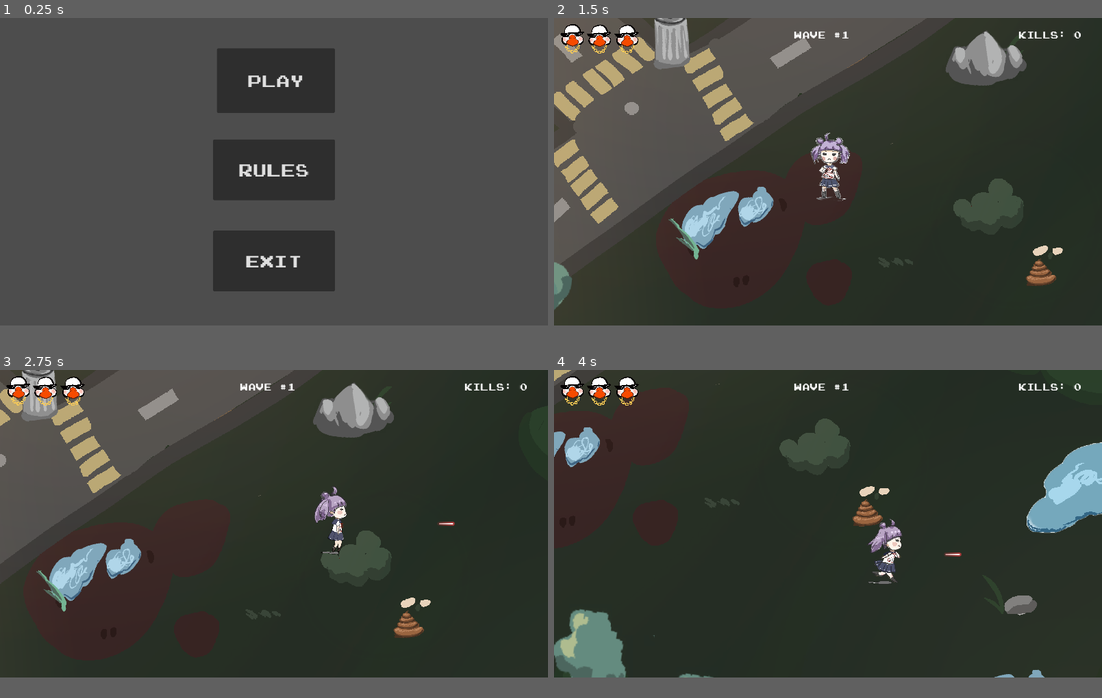
Above: before the commit, frames 1-4 (two rows, left to right).
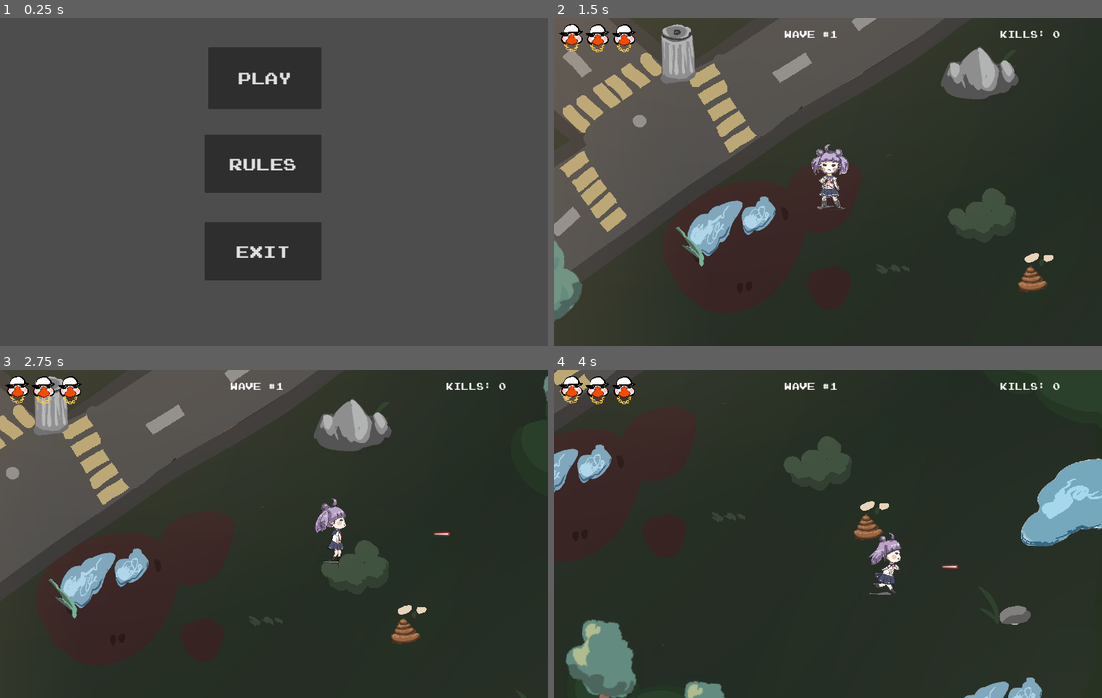
Above: after the commit, the same moments.

Repository: RiadMefti/hackaton-game
Game: Godot game, scene res://GameMenu/menu.tscn
The game is run twice, just before and just after one commit, with the same random seed, the same clock (stepped at 60 frames per second) and the same inputs.
Inputs:
- Up to frame 1 (0.25 s): no input
- Up to frame 2 (1.5 s): click "Play" at 0.5 s; click "Start game" at 1.25 s
- Up to frame 3 (2.75 s): tap Enter (ui_accept) at 2, 2.27 s; hold D (move_right) from 2.03 s (still down); tap Space (shoot) at 2.1 s
- Up to frame 4 (4 s): release D (move_right) at 2.78 s; hold S (move_down) 2.78-3.53 s; tap Space (shoot) at 2.85, 3.6 s; tap Enter (ui_accept) at 3.02 s; hold D (move_right) from 3.53 s (still down)
In our replay, the window is 800x450 before the commit and 800x480 after it. These sizes can differ from the game's own. Grey fills any space a smaller window leaves; there, only what the larger window draws over its background counts as a difference.

The runs differ from the first frame. In frame 1, 5.4% of the frame differs, in the area x 37-62%, y 8-84%; in frame 2, 13%, in the area x 0-97%, y 0-93%; in frame 3, 9.2%; in frame 4, 9.6%.

Commit message:
asfdas

Diff:
--- a/project.godot
+++ b/project.godot
@@ -17,6 +17,9 @@
 
 [display]
 
+window/size/viewport_width=1200
+window/size/viewport_height=720
+window/size/mode=2
 window/stretch/mode="canvas_items"
 
 [input]
--- a/scenes/Death.tscn
+++ b/scenes/Death.tscn
@@ -1,8 +1,9 @@
-[gd_scene load_steps=4 format=3 uid="uid://dq3tlvbjgivrh"]
+[gd_scene load_steps=5 format=3 uid="uid://dq3tlvbjgivrh"]
 
 [ext_resource type="Script" path="res://scenes/Death.gd" id="1_dknu3"]
 [ext_resource type="FontFile" uid="uid://di7g3lbon2hqf" path="res://GameMenu/joystix monospace.otf" id="1_pbpaj"]
 [ext_resource type="AudioStream" uid="uid://vx2td155tsa0" path="res://scenes/Y2meta.app - Melancholic Walk (128 kbps).mp3" id="3_p2lvj"]
+[ext_resource type="Texture2D" uid="uid://x52q7x8k22wb" path="res://assets/Artwork 4 6.png" id="4_4o4eo"]
 
 [node name="Death" type="Control"]
 layout_mode = 3
@@ -27,7 +28,7 @@
 
 
 
-your final score is:____"
+"
 horizontal_alignment = 1
 
 [node name="Label2" type="Label" parent="."]
@@ -40,22 +41,12 @@
 theme_override_font_sizes/font_size = 26
 text = "Thank you for playing quack attack"
 
-[node name="Main menu" type="Button" parent="."]
-layout_mode = 0
-offset_left = 464.0
-offset_top = 512.0
-offset_right = 692.0
-offset_bottom = 552.0
-theme_override_fonts/font = ExtResource("1_pbpaj")
-theme_override_font_sizes/font_size = 26
-text = "Main menu "
-
 [node name="Button" type="Button" parent="."]
 layout_mode = 0
-offset_left = 536.0
-offset_top = 576.0
-offset_right = 632.0
-offset_bottom = 616.0
+offset_left = 489.0
+offset_top = 530.0
+offset_right = 661.0
+offset_bottom = 622.0
 theme_override_fonts/font = ExtResource("1_pbpaj")
 theme_override_font_sizes/font_size = 26
 text = "Exit"
@@ -64,5 +55,8 @@
 stream = ExtResource("3_p2lvj")
 autoplay = true
 
-[connection signal="pressed" from="Main menu" to="." method="_on_main_menu_pressed"]
+[node name="Artwork46" type="Sprite2D" parent="."]
+position = Vector2(588, 260)
+texture = ExtResource("4_4o4eo")
+
 [connection signal="pressed" from="Button" to="." method="_on_button_pressed"]
Binary file added: assets/Artwork 4 6.png
Not shown, added: assets/Artwork 4 6.png.import
